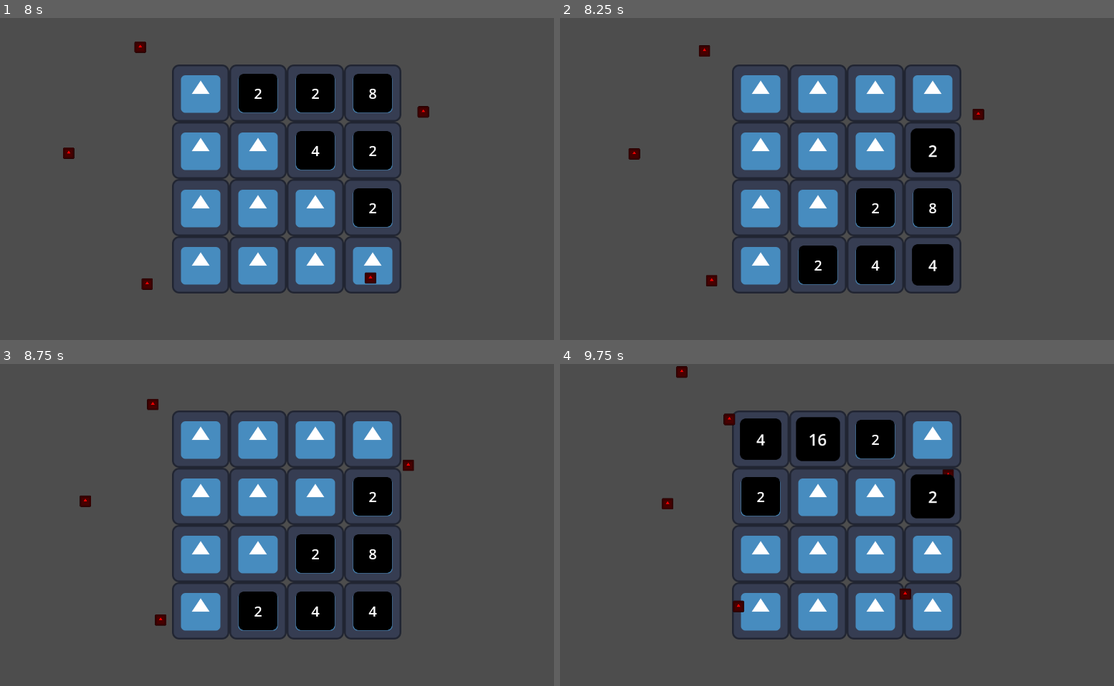
Above: before the commit, frames 1-4 (two rows, left to right).
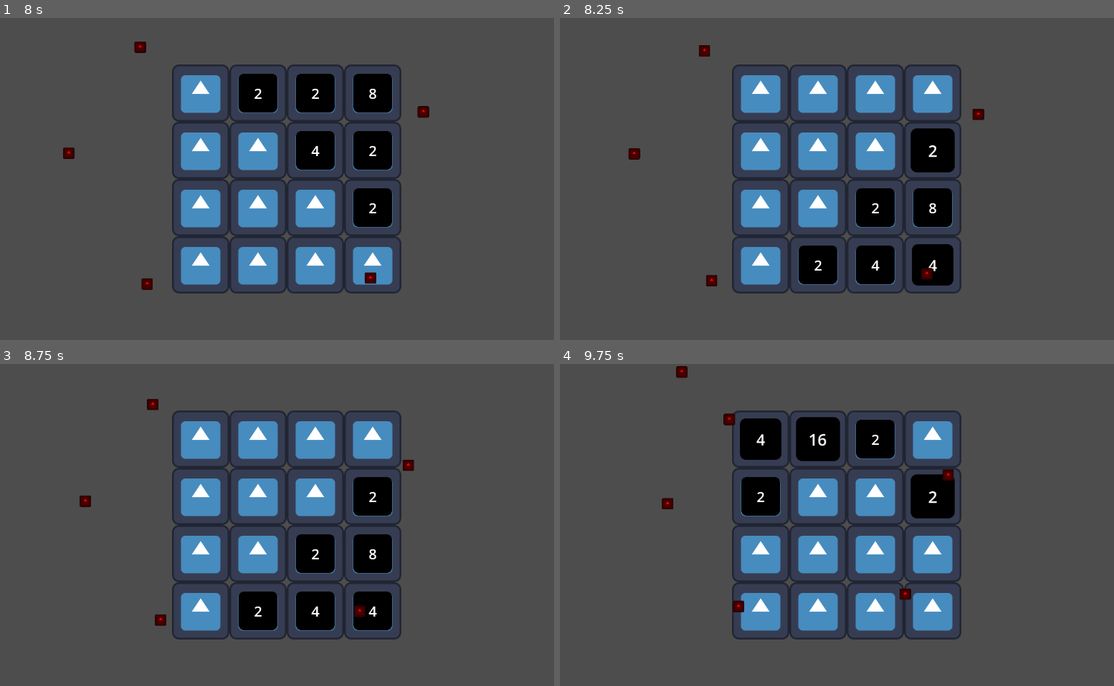
Above: after the commit, the same moments.

Repository: asa-kaya/2048TD
Game: Godot game, scene res://game.tscn
Two runs of this game, one before a commit and one after it. Both use one fixed random seed, a clock stepped at 60 frames per second and the inputs below. The engine's default icon, where the game draws it, is replaced by a stand-in: a white triangle on a blue panel in a dark square.
Inputs:
- Up to frame 1 (8 s): tap Enter at 0.5, 2.75 s; hold D (shift_right) 0.53-1.28 s; tap Space at 1.25 s; hold S (shift_down) 1.28-2.03 s; hold D (shift_right) 2.03-2.78 s; hold W (shift_up) 2.78-3.53 s; hold A (shift_left) 3.53-5.03 s; hold S (shift_down) 5.03-5.78 s; hold D (shift_right) 5.78-6.53 s; hold W (shift_up) 6.53-7.28 s; hold D (shift_right) from 7.28 s (still down)
- Up to frame 2 (8.25 s): release D (shift_right) at 8.03 s; hold S (shift_down) from 8.03 s (still down)
- Up to frame 3 (8.75 s): keep holding S (shift_down)
- Up to frame 4 (9.75 s): release S (shift_down) at 8.78 s; hold A (shift_left) 8.78-9.53 s; hold W (shift_up) from 9.53 s (still down)

Frame 1 is identical in both runs. In frame 2, less than 0.1% of the frame differs, in the area x 65-68%, y 77-82%; in frame 3, less than 0.1%, in the area x 63-66%, y 75-79%; in frame 4, less than 0.1%.

Commit message:
added objective point which determines player health

Diff:
--- a/cell/cell.tscn
+++ b/cell/cell.tscn
@@ -4,6 +4,7 @@
 [ext_resource type="Script" path="res://cell/cell.gd" id="1_m7btf"]
 
 [node name="Cell" type="Node2D"]
+y_sort_enabled = true
 script = ExtResource("1_m7btf")
 
 [node name="Sprite2D" type="Sprite2D" parent="."]
--- a/entity_spawner/dummy_enemy.tscn
+++ b/entity_spawner/dummy_enemy.tscn
@@ -1,9 +1,14 @@
-[gd_scene load_steps=3 format=3 uid="uid://pv4oto2bgrve"]
+[gd_scene load_steps=4 format=3 uid="uid://pv4oto2bgrve"]
 
 [ext_resource type="Script" path="res://entity_spawner/enemy.gd" id="1_1y54r"]
 [ext_resource type="Texture2D" uid="uid://bw3w17maqah88" path="res://icon.svg" id="1_m3ho1"]
 
+[sub_resource type="RectangleShape2D" id="RectangleShape2D_spma0"]
+size = Vector2(24, 24)
+
 [node name="DummyEnemy" type="Node2D"]
+z_index = 10
+y_sort_enabled = true
 script = ExtResource("1_1y54r")
 speed = 50.0
 
@@ -11,3 +16,8 @@
 modulate = Color(1, 0, 0, 1)
 scale = Vector2(0.2, 0.2)
 texture = ExtResource("1_m3ho1")
+
+[node name="Area2D" type="Area2D" parent="."]
+
+[node name="CollisionShape2D" type="CollisionShape2D" parent="Area2D"]
+shape = SubResource("RectangleShape2D_spma0")
--- a/game.tscn
+++ b/game.tscn
@@ -1,9 +1,10 @@
-[gd_scene load_steps=5 format=3 uid="uid://bucp2ycwuwb1s"]
+[gd_scene load_steps=6 format=3 uid="uid://bucp2ycwuwb1s"]
 
 [ext_resource type="Script" path="res://game_manager.gd" id="1_g3vs1"]
 [ext_resource type="PackedScene" uid="uid://bn1ueleto4n44" path="res://grid/grid.tscn" id="2_ano0u"]
 [ext_resource type="Script" path="res://entity_spawner/spawn_manager.gd" id="3_sxmi0"]
 [ext_resource type="PackedScene" uid="uid://pv4oto2bgrve" path="res://entity_spawner/dummy_enemy.tscn" id="4_xdkxw"]
+[ext_resource type="PackedScene" uid="uid://dkn465lph85j0" path="res://player/objective_point.tscn" id="5_1wi5d"]
 
 [node name="Game" type="Node2D"]
 script = ExtResource("1_g3vs1")
@@ -19,3 +20,6 @@
 script = ExtResource("3_sxmi0")
 spawn_distance = 640
 enemy_prefab = ExtResource("4_xdkxw")
+
+[node name="ObjectivePoint" parent="." instance=ExtResource("5_1wi5d")]
+max_hp = 5
--- /dev/null
+++ b/player/objective_point.gd
@@ -0,0 +1,29 @@
+class_name ObjectivePoint
+extends Node2D
+
+@export var max_hp: int
+
+@onready var area: Area2D = $Area2D
+
+var current_hp: int
+
+signal hp_depleted
+
+func _ready():
+	#TODO probably move this to GameManager later
+	global_position = get_viewport_rect().size / 2 #center objective point
+
+	current_hp = max_hp
+	area.area_entered.connect(_on_area_entered)
+	hp_depleted.connect(func(): print("player died"))
+
+func take_damage(value: int):
+	current_hp -= value
+	print("took %d damage (HP = %d/%d)" % [value, current_hp, max_hp])
+	if current_hp <= 0:
+		hp_depleted.emit()
+
+func _on_area_entered(collider: Area2D):
+	if collider.get_parent() is Enemy:
+		take_damage(1)
+		collider.get_parent().queue_free()
--- /dev/null
+++ b/player/objective_point.tscn
@@ -0,0 +1,14 @@
+[gd_scene load_steps=3 format=3 uid="uid://dkn465lph85j0"]
+
+[ext_resource type="Script" path="res://player/objective_point.gd" id="1_tg6n4"]
+
+[sub_resource type="CircleShape2D" id="CircleShape2D_ggfbr"]
+radius = 64.0
+
+[node name="ObjectivePoint" type="Node2D"]
+script = ExtResource("1_tg6n4")
+
+[node name="Area2D" type="Area2D" parent="."]
+
+[node name="CollisionShape2D" type="CollisionShape2D" parent="Area2D"]
+shape = SubResource("CircleShape2D_ggfbr")
